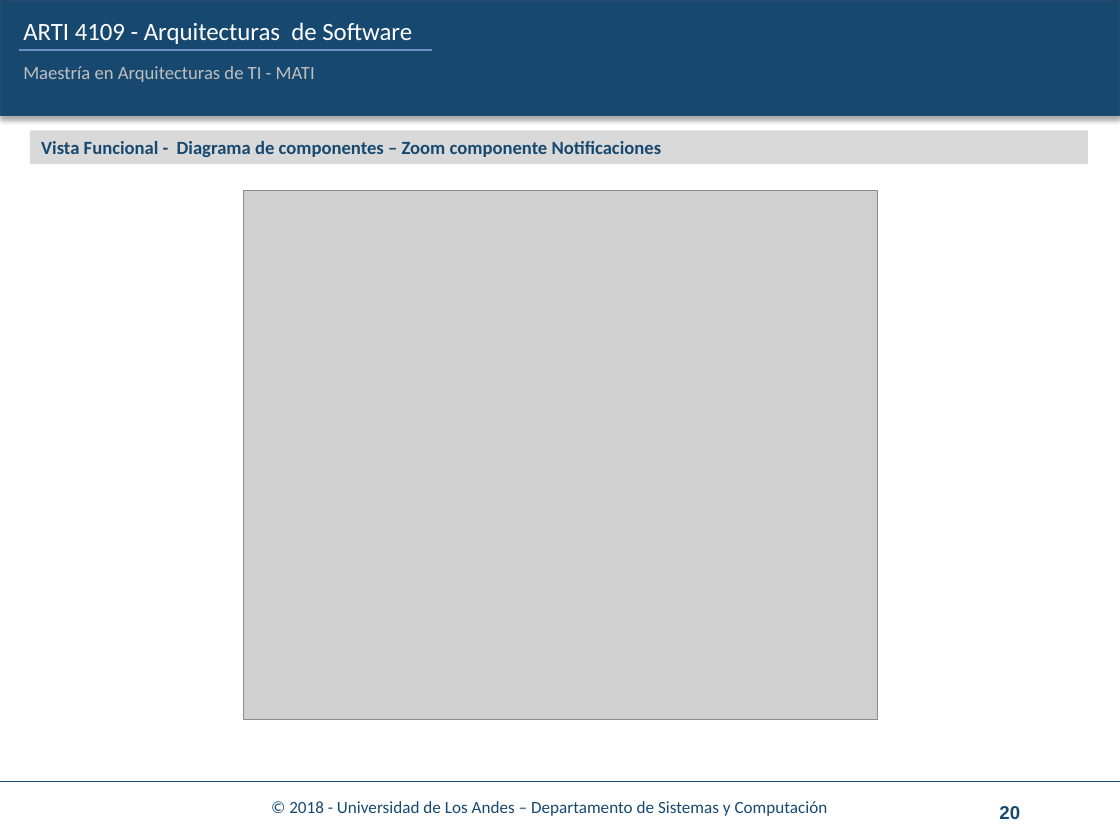
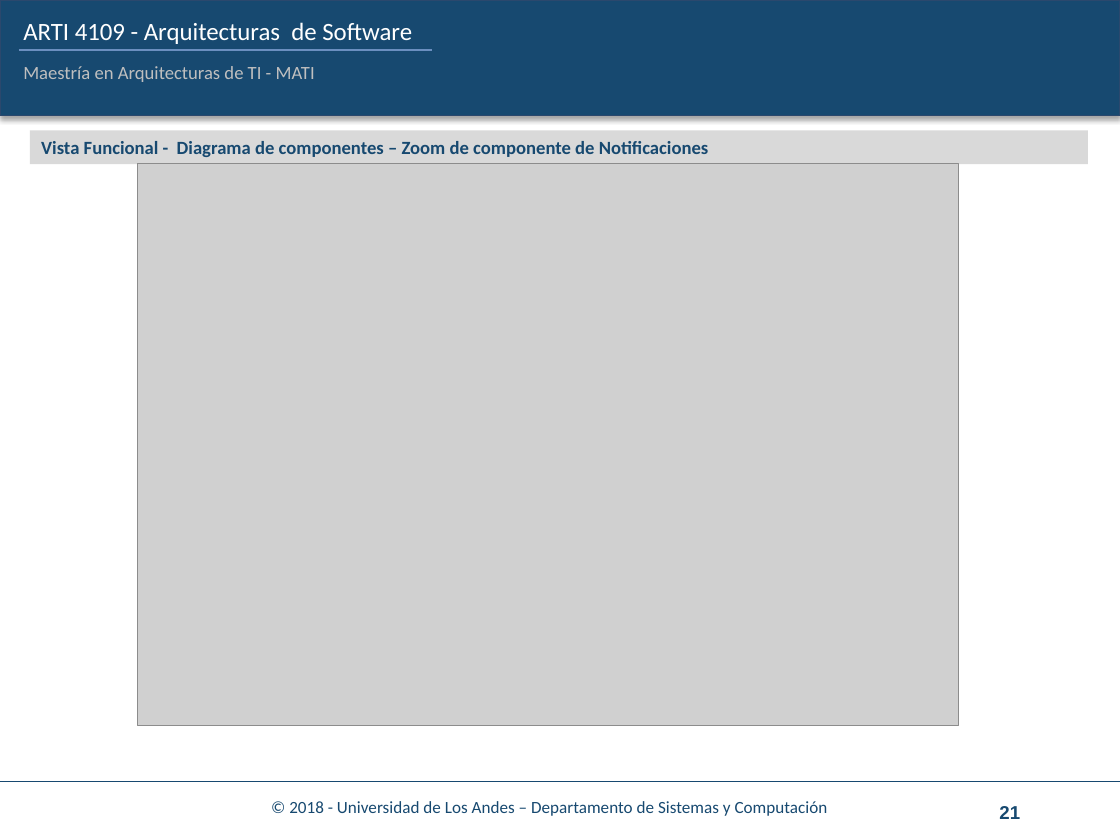
Before and after one commit to juanforo31/Reto1_ASRs_Grupo5, a slide deck: slide 21 of Cuaderno_trabajo/ARTI-4109-4-CuadernoTrabajo-Reto1_desarrollo.pptx (slide 20 before the commit). Drawn at 1120x840 pixels with LibreOffice and Linux fonts; fonts in the diff are those of the drawing; grey boxes stand for pictures; background and template pictures are left out. Boxes give left, top, right and bottom in pixels: in the first picture for what was removed or moved away, otherwise in the second. Text is boxed around its words. In the diff, an @@ line names an element or a change of style, - is before the commit and + after.

Commit message:
Cambio de diagramas y cuaderno

```diff
--- a/Cuaderno_trabajo/ARTI-4109-4-CuadernoTrabajo-Reto1_desarrollo.pptx
+++ b/Cuaderno_trabajo/ARTI-4109-4-CuadernoTrabajo-Reto1_desarrollo.pptx
@@ text in rectangle at (41,141,709,157): text changed @@
-Vista Funcional - Diagrama de componentes – Zoom componente Notificaciones
+Vista Funcional - Diagrama de componentes – Zoom de componente de Notificaciones
@@ picture: place and size @@
-picture at (243,190,878,719)
+picture at (138,164,959,726)
@@ page number at (999,806,1020,819): text changed @@
-20
+21
```
Also in this commit, not shown: 11 other slides changed, 3 slides added, 2 slides removed, 2 other files.
